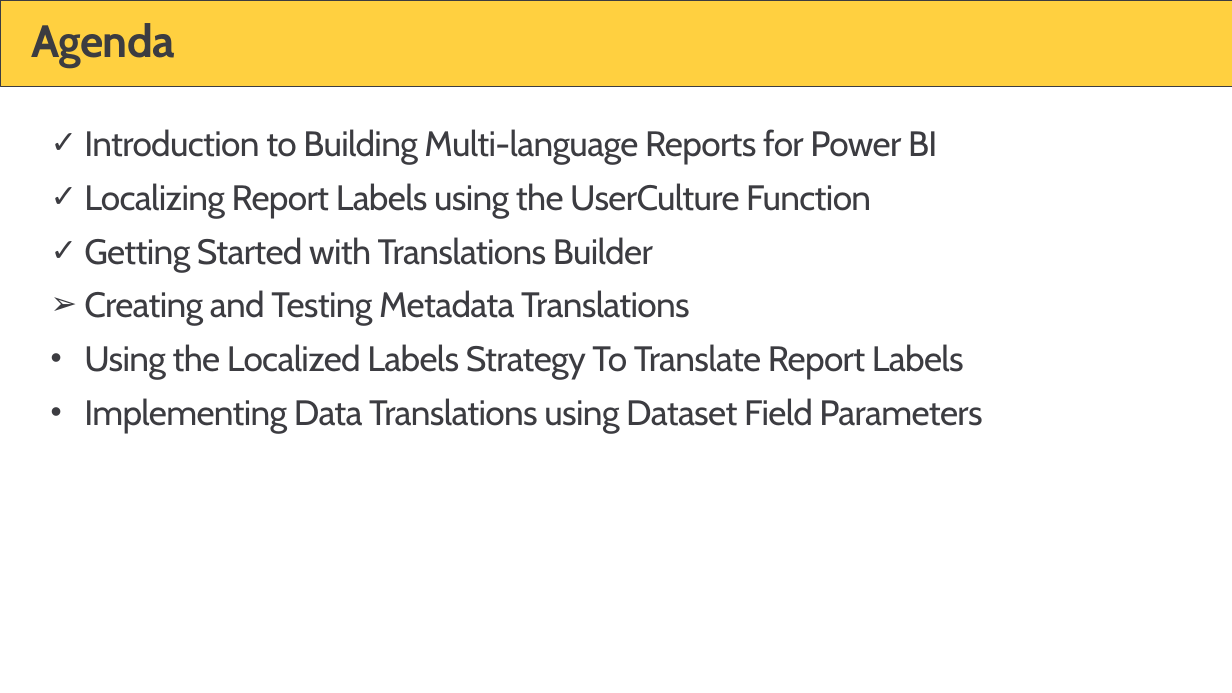
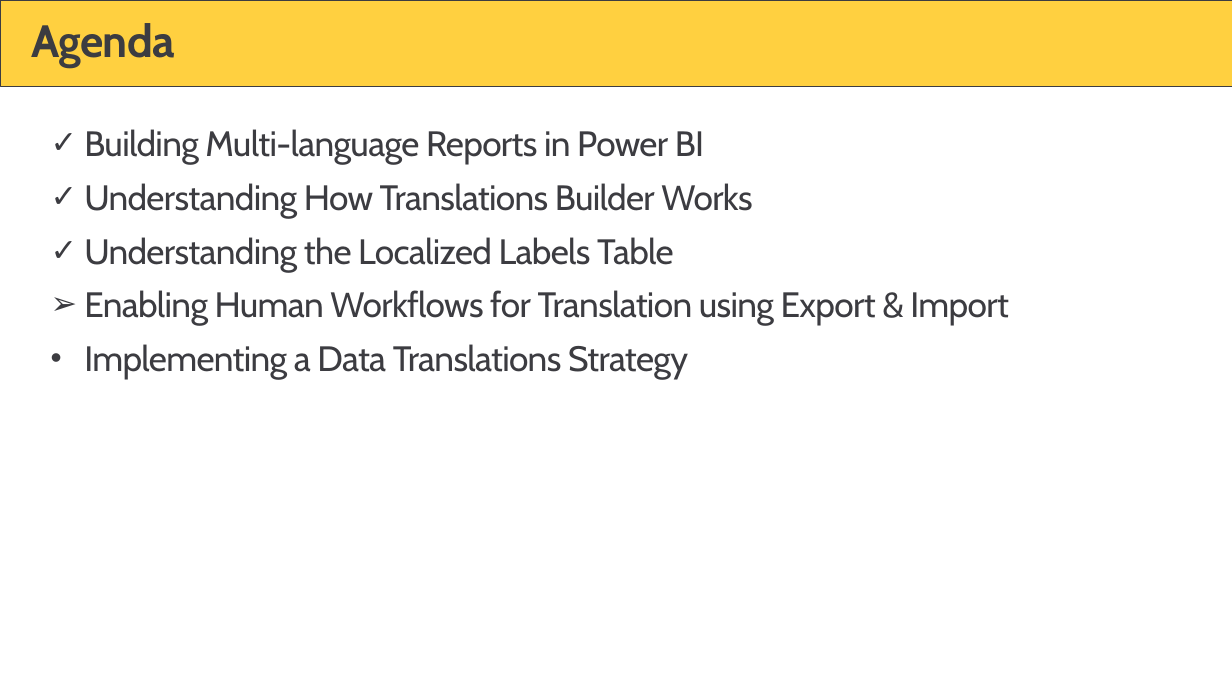
Before and after one commit to PowerBiDevCamp/TranslationsBuilder, a slide deck: slide 15 of Docs/Translations Builder.pptx. Drawn at 1232x693 pixels with LibreOffice and Linux fonts; fonts in the diff are those of the drawing; background and template pictures are left out. Boxes give left, top, right and bottom in pixels: in the first picture for what was removed or moved away, otherwise in the second. Text is boxed around its words. In the diff, an @@ line names an element or a change of style, - is before the commit and + after.

```diff
--- a/Docs/Translations Builder.pptx
+++ b/Docs/Translations Builder.pptx
@@ text at [84, 129, 1008, 379]: text changed @@
-✓ Introduction to Building Multi-language Reports for Power BI
-✓ Localizing Report Labels using the UserCulture Function
-✓ Getting Started with Translations Builder
-➢ Creating and Testing Metadata Translations
-• Using the Localized Labels Strategy To Translate Report Labels
-• Implementing Data Translations using Dataset Field Parameters
+✓ Building Multi-language Reports in Power BI
+✓ Understanding How Translations Builder Works
+✓ Understanding the Localized Labels Table
+➢ Enabling Human Workflows for Translation using Export & Import
+• Implementing a Data Translations Strategy
```
Also in this commit, not shown: 7 other slides changed, 5 slides added, 15 slides removed, 2 other files.
